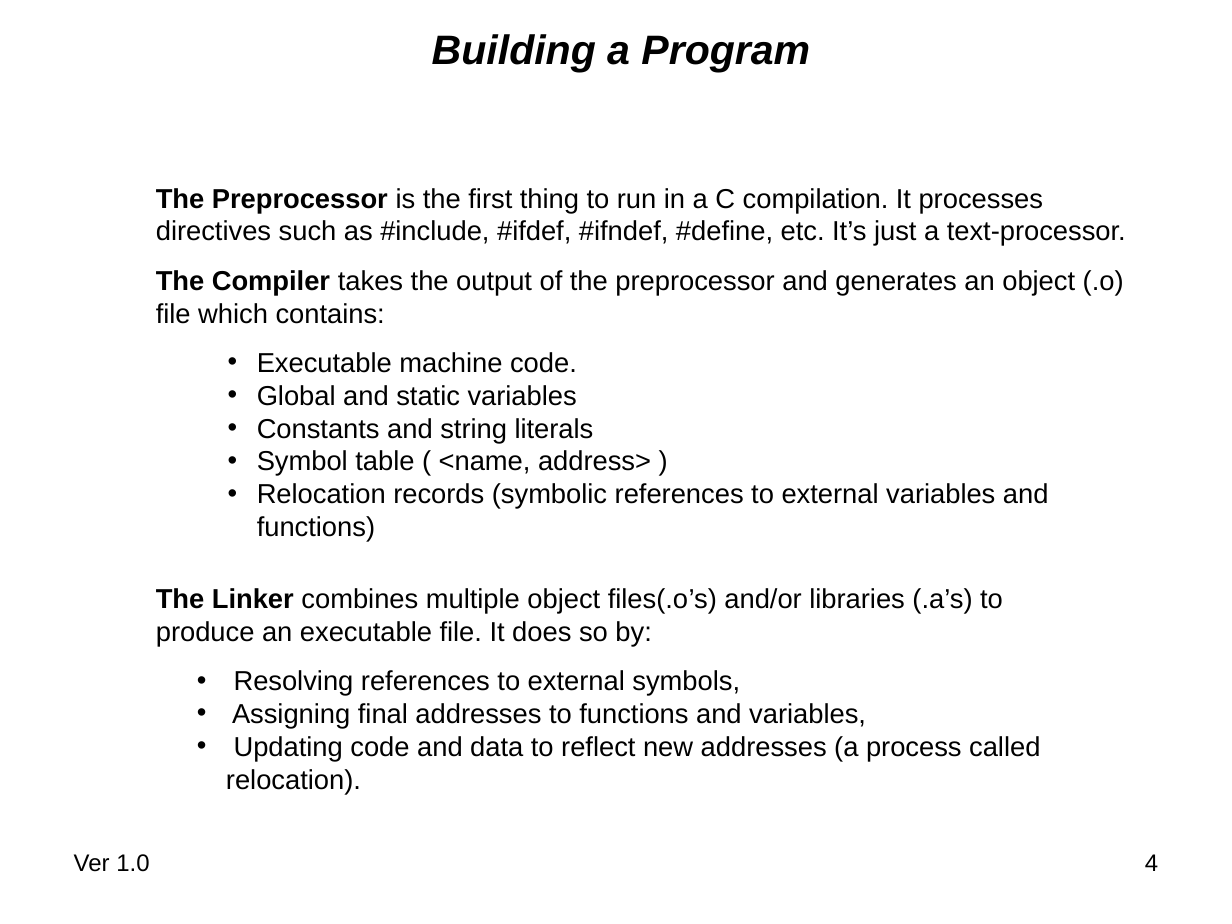
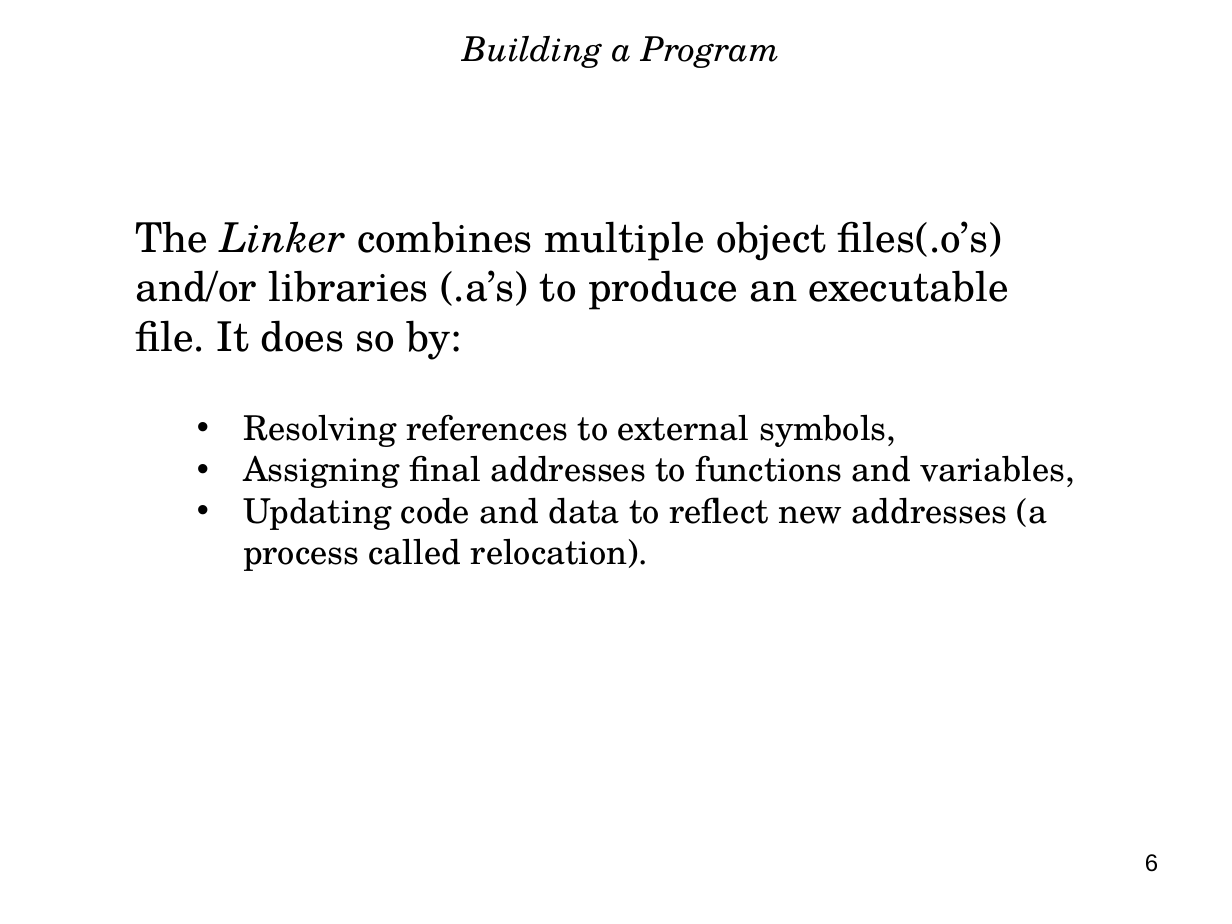
Before and after one commit to nasa/trick, a slide deck: slide 6 of share/doc/trick/Compiling_and_Linking_Overview.ppt (slide 4 before the commit). Drawn at 1232x924 pixels with LibreOffice and Linux fonts; fonts in the diff are those of the drawing; background and template pictures are left out. Boxes give left, top, right and bottom in pixels: in the first picture for what was removed or moved away, otherwise in the second. Text is boxed around its words. In the diff, an @@ line names an element or a change of style, - is before the commit and + after.

```diff
--- a/share/doc/trick/Compiling_and_Linking_Overview.ppt
+++ b/share/doc/trick/Compiling_and_Linking_Overview.ppt
@@ title "Building a Program" at box(462, 35, 779, 68): size 24 to 20 pt, font Arial to TeX Gyre Schola, bold off @@
@@ text "The Linker combines multiple object ...": place and size @@
-text "The Linker combines multiple object ..." at box(156, 588, 1003, 647)
+text "The Linker combines multiple object ..." at box(135, 221, 1009, 360)
@@ text "The Linker combines multiple object ..." at box(135, 221, 1009, 360): size 16 to 24 pt, font Arial to TeX Gyre Schola; bold off in "The Linker"; italic on in "Linker" @@
@@ text removed at box(156, 188, 1126, 246) @@
-The Preprocessor is the first thing to run in a C compilation. It processes directives such as #include, #ifdef, #ifndef, #define, etc. It’s just a text-processor.
@@ text removed at box(156, 270, 1124, 324) @@
-The Compiler takes the output of the preprocessor and generates an object (.o) file which contains:
@@ text removed at box(257, 352, 1049, 542) @@
-• Executable machine code.
-• Global and static variables
-• Constants and string literals
-• Symbol table ( <name, address> )
-• Relocation records (symbolic references to external variables and functions)
@@ text "Resolving references to external symbols,": place and size @@
-text "Resolving references to external symbols," at box(226, 670, 1040, 794)
+text "Resolving references to external symbols," at box(243, 414, 1075, 571)
@@ text "Resolving references to external symbols," at box(243, 414, 1075, 571): size 16 to 20 pt, font Arial to TeX Gyre Schola; indent changed @@
@@ text removed at box(74, 854, 149, 872) @@
-Ver 1.0
@@ page number at box(1145, 854, 1158, 872): text changed @@
-4
+6
```
Also in this commit, not shown: 7 other slides changed, 3 slides added, 1 slide removed, 1 other file.
